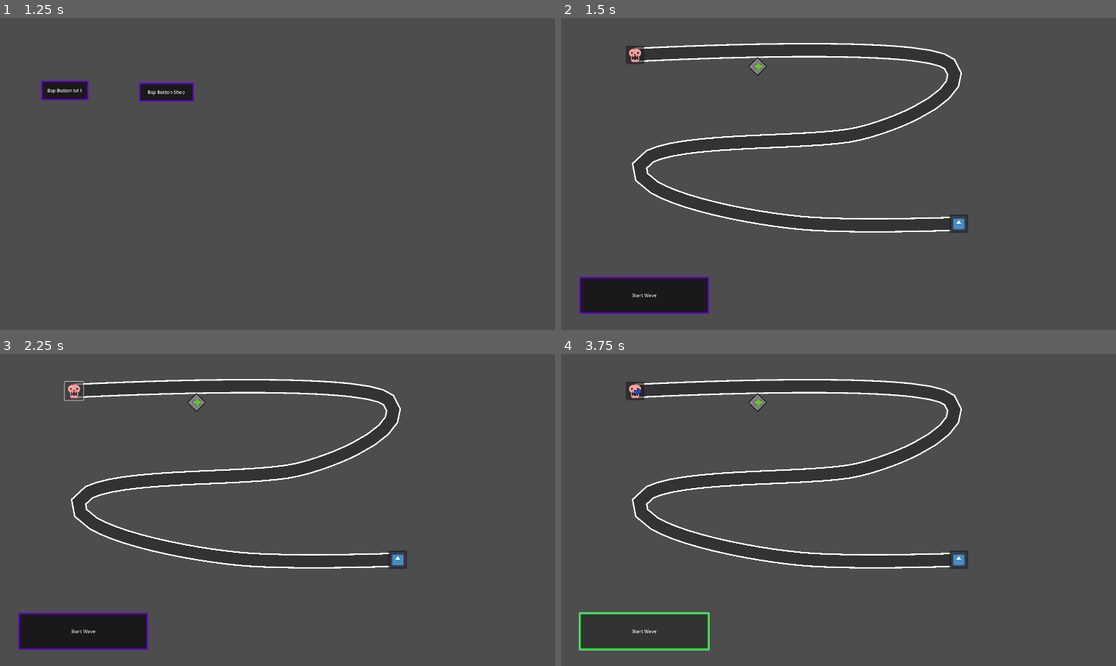
Above: before the commit, frames 1-4 (two rows, left to right).
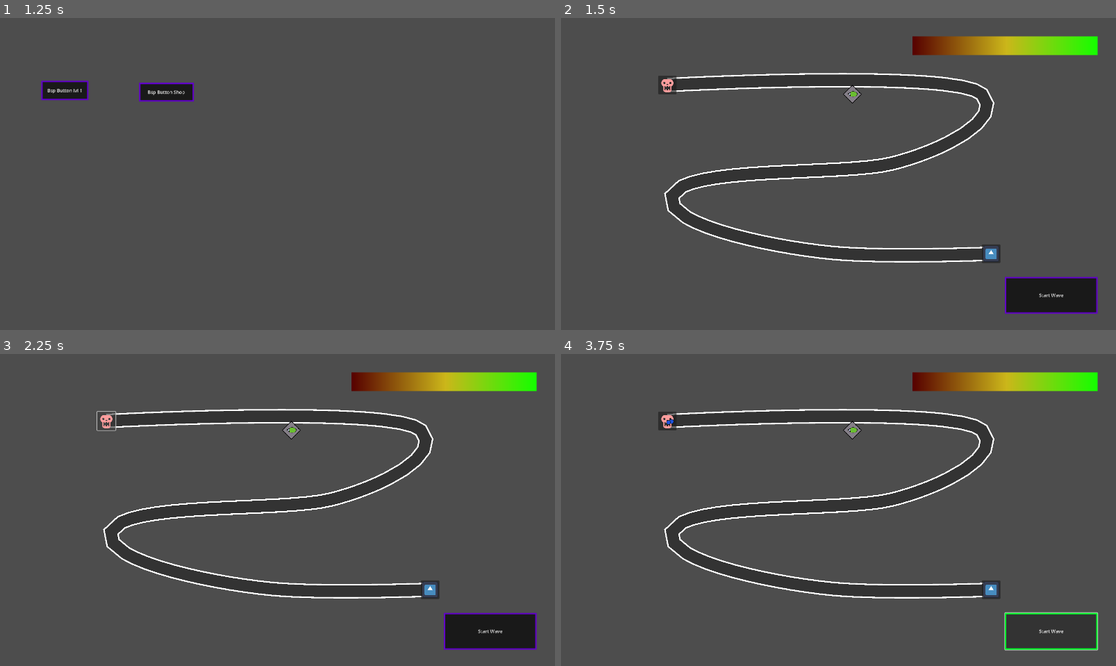
Above: after the commit, the same moments.

Repository: do3les/InfLocher-Tower-Defense
Game: Godot game, scene res://main.tscn
Same seed, same stepped clock (60 frames per second), same inputs: the game is played once before the commit and once after it. The engine's default icon, where the game draws it, is replaced by a stand-in: a white triangle on a blue panel in a dark square.
Inputs (mouse positions are in pixels of both pictures, inside the frame that each line leads up to; where the layout moved, square brackets give the same spot in the first picture):
- Up to frame 1 (1.25 s): click "Start Game" at 0.5 s
- Up to frame 2 (1.5 s): click "Bsp Button lvl 1" at 1.25 s
- Up to frame 3 (2.25 s): click (105, 419) [72, 391] at 2 s
- Up to frame 4 (3.75 s): click (666, 419) [633, 391] at 2.75 s; click "Start Wave" at 3.5 s

Frame 1 is identical in both runs. In frame 2, 24% of the frame differs, in the area x 3-97%, y 5-95%; in frame 3, 23%; in frame 4, 24%, in the area x 3-97%, y 5-96%.

Commit message:
added health bar

Diff:
--- /dev/null
+++ b/assets/tex_health_bar.tres
@@ -0,0 +1,9 @@
+[gd_resource type="GradientTexture2D" load_steps=2 format=3 uid="uid://de2ilm70ukkx4"]
+
+[sub_resource type="Gradient" id="Gradient_sel6r"]
+offsets = PackedFloat32Array(0, 0.508571, 1)
+colors = PackedColorArray(0.34, 0, 0, 1, 0.8, 0.7188, 0.104, 1, 0.0833333, 1, 0, 1)
+
+[resource]
+gradient = SubResource("Gradient_sel6r")
+width = 640
--- a/enemy/basic_enemy.gd
+++ b/enemy/basic_enemy.gd
@@ -1,5 +1,6 @@
 extends PathFollow2D
 
+signal reached_target
 
 # Called when the node enters the scene tree for the first time.
 func _ready():
@@ -11,3 +12,7 @@
 # Called every frame. 'delta' is the elapsed time since the previous frame.
 func _physics_process(delta):
 	progress += 100 * delta
+
+	if progress_ratio == 1:
+		reached_target.emit()
+		queue_free()
--- a/interface-scenes/game_hud.tscn
+++ b/interface-scenes/game_hud.tscn
@@ -1,11 +1,25 @@
-[gd_scene load_steps=2 format=3 uid="uid://cumkwsnn0o4d1"]
+[gd_scene load_steps=4 format=3 uid="uid://cumkwsnn0o4d1"]
 
-[ext_resource type="PackedScene" uid="uid://bw7q7pm6x74ij" path="res://interface-scenes/start_wave_button.tscn" id="1_c8utj"]
+[ext_resource type="Theme" uid="uid://detsu6arwhhvh" path="res://assets/theme_0.tres" id="1_ni4ji"]
+[ext_resource type="Texture2D" uid="uid://de2ilm70ukkx4" path="res://assets/tex_health_bar.tres" id="2_c0pkm"]
+[ext_resource type="Script" path="res://interface-scenes/pgrs_health.gd" id="3_pvvb6"]
 
 [node name="HUD" type="Node2D"]
 
-[node name="btn_start_wave" parent="." instance=ExtResource("1_c8utj")]
-offset_left = 64.0
+[node name="btn_start_wave" type="Button" parent="."]
+offset_left = 1536.0
 offset_top = 896.0
-offset_right = 512.0
+offset_right = 1856.0
 offset_bottom = 1024.0
+theme = ExtResource("1_ni4ji")
+text = "Start Wave"
+
+[node name="pgrs_health" type="TextureProgressBar" parent="."]
+offset_left = 1216.0
+offset_top = 64.0
+offset_right = 1856.0
+offset_bottom = 128.0
+value = 75.0
+nine_patch_stretch = true
+texture_progress = ExtResource("2_c0pkm")
+script = ExtResource("3_pvvb6")
--- a/path/path.gd
+++ b/interface-scenes/pgrs_health.gd
@@ -1,11 +1,11 @@
-extends Path2D
+extends TextureProgressBar
 
 
 # Called when the node enters the scene tree for the first time.
 func _ready():
-	pass # Replace with function body.
+	pass
 
 
 # Called every frame. 'delta' is the elapsed time since the previous frame.
 func _process(delta):
-	pass
+	value = get_parent().get_parent().health
--- a/interface-scenes/start_wave_button.tscn
+++ /dev/null
@@ -1,9 +0,0 @@
-[gd_scene load_steps=2 format=3 uid="uid://bw7q7pm6x74ij"]
-
-[ext_resource type="Theme" uid="uid://detsu6arwhhvh" path="res://assets/theme_0.tres" id="1_nl2er"]
-
-[node name="btn_start_wave" type="Button"]
-offset_right = 192.0
-offset_bottom = 64.0
-theme = ExtResource("1_nl2er")
-text = "Start Wave"
--- a/levels/base_level.gd
+++ b/levels/base_level.gd
@@ -1,5 +1,6 @@
 extends Node2D
 
+var health = 100
 var enemy
 var number = 0
 var wait = 0
@@ -12,11 +13,18 @@
 	get_node("HUD/btn_start_wave").pressed.connect(start_wave)
 
 
+
 # Called every frame. 'delta' is the elapsed time since the previous frame.
 func _process(delta):
 	pass
 
 func start_wave():
 	for i in range(number):
-		get_node("Path").add_child(enemy.instantiate())
+		var node = enemy.instantiate()
+		get_node("Path").add_child(node)
+		node.reached_target.connect(enemy_reached_target)
 		await get_tree().create_timer(wait).timeout
+
+
+func enemy_reached_target():
+	health -= 5
--- a/levels/level_1.tscn
+++ b/levels/level_1.tscn
@@ -17,12 +17,12 @@
 script = ExtResource("1_3tdpq")
 
 [node name="Path" parent="." instance=ExtResource("1_amld6")]
-position = Vector2(384, 248)
-curve = SubResource("Curve2D_sgtpd")
+position = Vector2(496, 352)
+curve = SubResource("Curve2D_goawb")
 
 [node name="Turret" type="Node2D" parent="."]
 
 [node name="BasicTower" parent="Turret" instance=ExtResource("2_50rgu")]
-position = Vector2(680, 168)
+position = Vector2(1008, 264)
 
 [node name="HUD" parent="." instance=ExtResource("4_vhbfe")]
--- a/path/path.tscn
+++ b/path/path.tscn
@@ -1,6 +1,5 @@
-[gd_scene load_steps=9 format=3 uid="uid://bictxwblu0emk"]
+[gd_scene load_steps=8 format=3 uid="uid://bictxwblu0emk"]
 
-[ext_resource type="Script" path="res://path/path.gd" id="1_waerw"]
 [ext_resource type="Texture2D" uid="uid://d2iq5681ug1es" path="res://assets/gradient_tex_path.tres" id="3_renpi"]
 [ext_resource type="Script" path="res://path/path_curve_to_line.gd" id="4_nx0vi"]
 [ext_resource type="Texture2D" uid="uid://dh7erh4n4d5q" path="res://assets/icon_skeleton.svg" id="5_4c8hq"]
@@ -19,7 +18,6 @@
 [node name="Path" type="Path2D"]
 position = Vector2(-16, 8)
 curve = SubResource("Curve2D_533h5")
-script = ExtResource("1_waerw")
 
 [node name="line" type="Line2D" parent="."]
 width = 50.0
Not shown: 1 places in levels/level_1.tscn that only renumber resources
